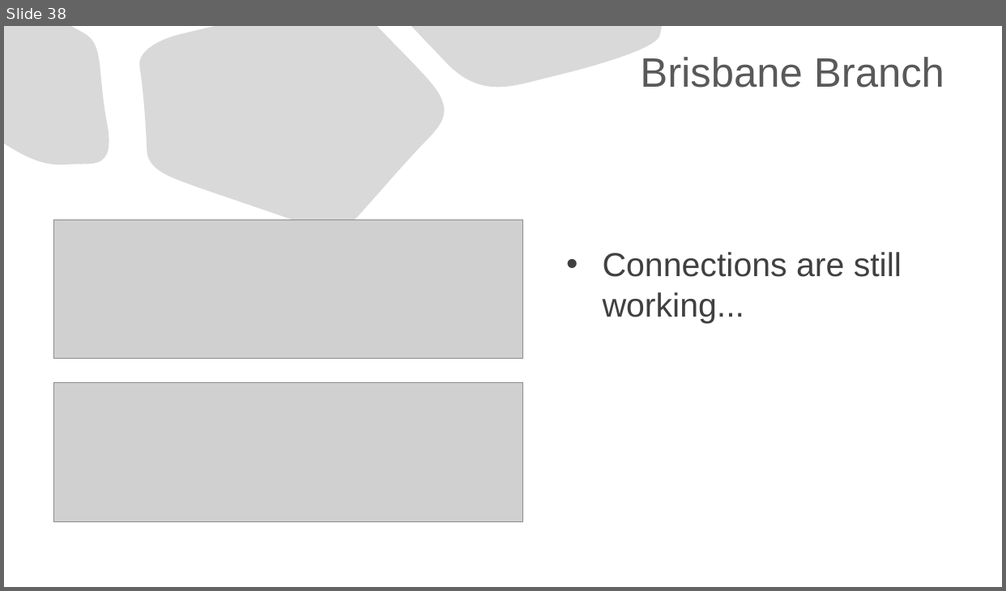
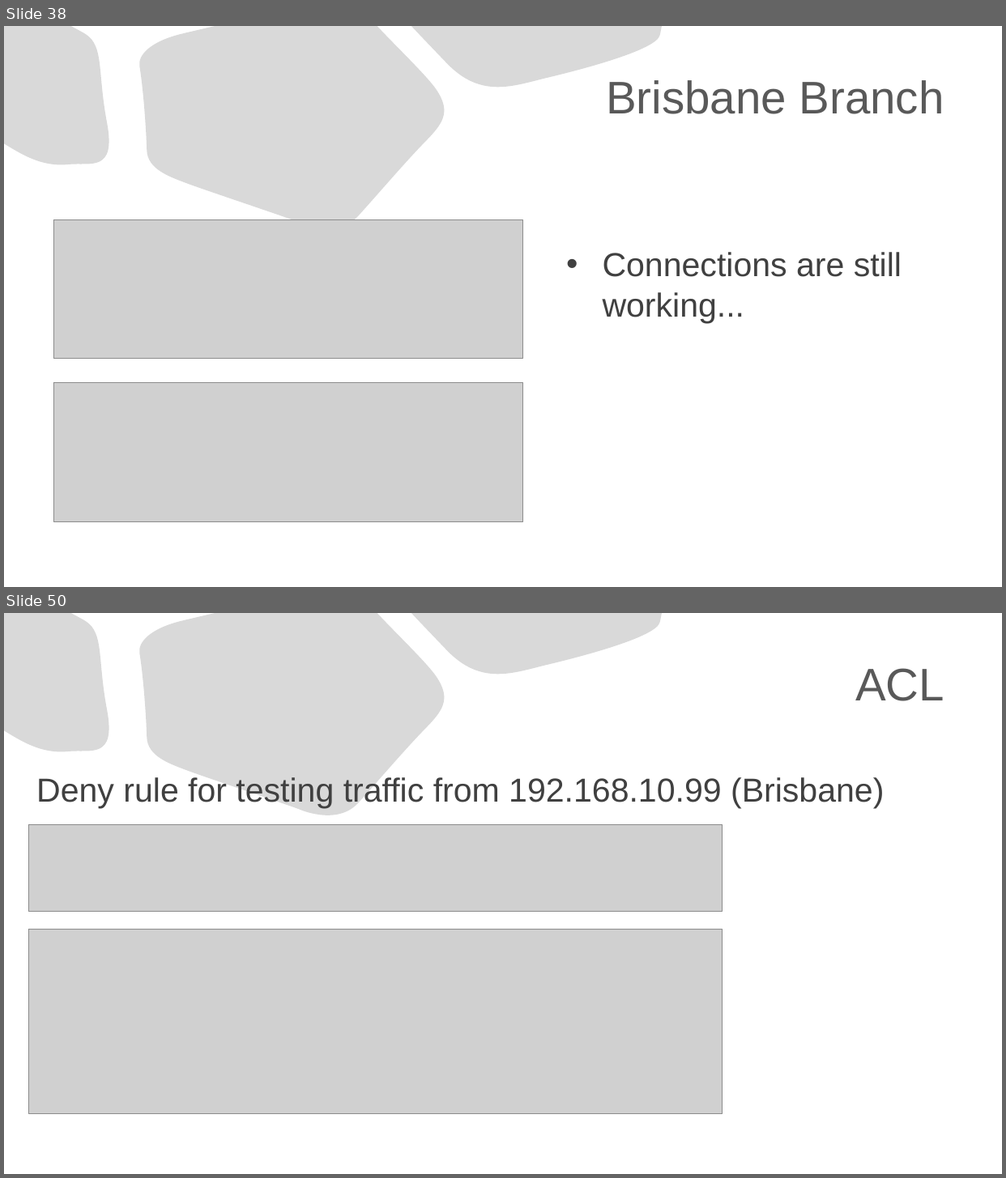
Before and after one commit to Advanced-Diploma-of-IT-Tel-Network-Eng/Assessments, a slide deck: TERM1-BLOCK1/2-ICTNWK541-Configure_Verify_Troubleshoot_WAN_links-IP_services/Assessmet_Task2/Task2/ICTNWK541 Assessment task.pptx. Shown one above the other, each under a label of ours: slide 38 before the commit, slides 38 and 50 after it; the slides between them are not shown. The pictures are 1006x591 and 1006x1178 pixels, drawn with LibreOffice and Linux fonts; fonts in the diff are those of the drawing; grey boxes stand for pictures. Boxes give left, top, right and bottom in pixels: in the first picture for what was removed or moved away, otherwise in the second. Text is boxed around its words. In the diff, an @@ line names an element or a change of style, - is before the commit and + after.

```diff
--- a/TERM1-BLOCK1/2-ICTNWK541-Configure_Verify_Troubleshoot_WAN_links-IP_services/Assessmet_Task2/Task2/ICTNWK541 Assessment task.pptx
+++ b/TERM1-BLOCK1/2-ICTNWK541-Configure_Verify_Troubleshoot_WAN_links-IP_services/Assessmet_Task2/Task2/ICTNWK541 Assessment task.pptx
@@ slide 50 added at box(4, 613, 1002, 1174), background #FFFFFF; not listed: 3 template elements that a slide beside it also shows @@
@@ title added at box(855, 668, 944, 701), 44 pt, text #595959 @@
+ACL
@@ text added at box(36, 777, 884, 809), 32 pt, text #404040 @@
+Deny rule for testing traffic from 192.168.10.99 (Brisbane)
@@ picture added at box(28, 824, 722, 911) @@
@@ picture added at box(28, 930, 722, 1114) @@
@@ slide 38 changed as well @@
@@ title "Brisbane Branch" at box(606, 80, 944, 114): size 39.6 to 44 pt @@
```
Also in this commit, not shown: 3 other slides changed, 16 other slides added, 1 slide removed, 1 other file.
